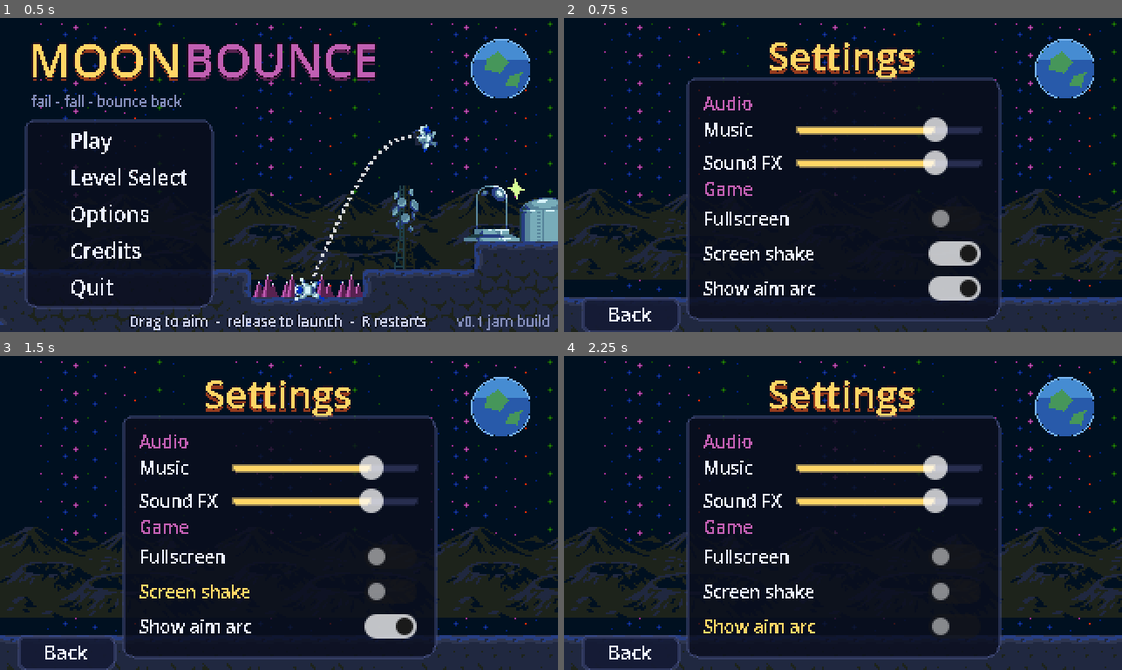
Above: before the commit, frames 1-4 (two rows, left to right).
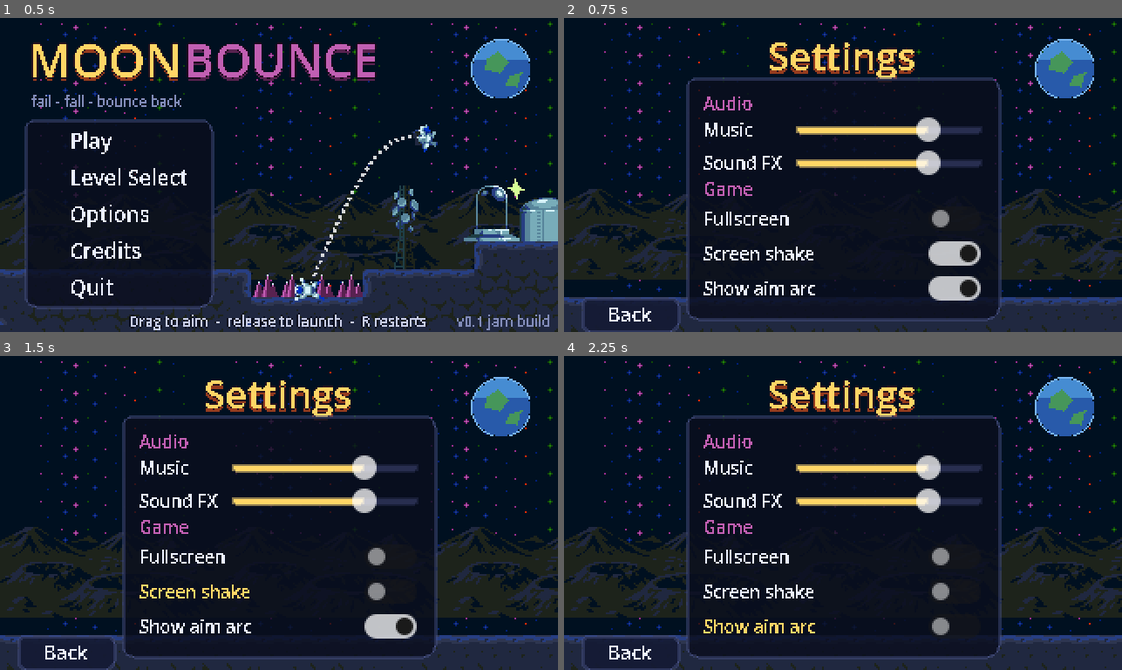
Above: after the commit, the same moments.

Repository: gab0yan/moonbounce
Game: Godot game, scene res://scenes/main_menu.tscn
Two runs of this game, one before a commit and one after it. Both use one fixed random seed, a clock stepped at 60 frames per second and the inputs below.
Inputs:
- Up to frame 1 (0.5 s): no input
- Up to frame 2 (0.75 s): click "Options" at 0.5 s
- Up to frame 3 (1.5 s): click "Screen shake" at 1.25 s
- Up to frame 4 (2.25 s): click "Show aim arc" at 2 s

Frame 1 is identical in both runs. In frame 2, 0.5% of the frame differs, in the area x 63-69%, y 31-50%; in frame 3, 0.5%; in frame 4, 0.5%.

Commit message:
Settings screen fully working

Diff:
--- /dev/null
+++ b/default_bus_layout.tres
@@ -0,0 +1,15 @@
+[gd_resource type="AudioBusLayout" format=3 uid="uid://rmrmuqubj44f"]
+
+[resource]
+bus/1/name = &"Music"
+bus/1/solo = false
+bus/1/mute = false
+bus/1/bypass_fx = false
+bus/1/volume_db = 0.0
+bus/1/send = &"Master"
+bus/2/name = &"SFX"
+bus/2/solo = false
+bus/2/mute = false
+bus/2/bypass_fx = false
+bus/2/volume_db = 0.0
+bus/2/send = &"Master"
--- a/project.godot
+++ b/project.godot
@@ -13,6 +13,16 @@
 config/name="Moonbounce"
 run/main_scene="res://scenes/main_menu.tscn"
 config/features=PackedStringArray("4.7", "GL Compatibility")
+
+[audio]
+
+buses/default_bus_layout="uid://rmrmuqubj44f"
+
+[autoload]
+
+SettingsManager="*uid://bjpkr5apn6uk2"
+MusicManager="*uid://c2juti52w24mq"
+SfxManager="*uid://7iyle5q24rur"
 
 [display]
 
--- a/scenes/main_menu.tscn
+++ b/scenes/main_menu.tscn
@@ -322,3 +322,6 @@
 text = "v0.1 jam build"
 label_settings = SubResource("LabelSettings_small")
 horizontal_alignment = 2
+
+[connection signal="focus_entered" from="UI/MenuPanel/Buttons" to="." method="_on_buttons_focus_entered"]
+[connection signal="mouse_entered" from="UI/MenuPanel/Buttons" to="." method="_on_buttons_mouse_entered"]
--- a/scenes/menus/settings.tscn
+++ b/scenes/menus/settings.tscn
@@ -63,6 +63,7 @@
 text = "Music"
 
 [node name="MusicSlider" type="HSlider" parent="SettingsPanel/Rows/Grid" unique_id=672391504]
+unique_name_in_owner = true
 custom_minimum_size = Vector2(96, 10)
 layout_mode = 2
 size_flags_horizontal = 3
@@ -74,6 +75,7 @@
 text = "Sound FX"
 
 [node name="SfxSlider" type="HSlider" parent="SettingsPanel/Rows/Grid" unique_id=1109938886]
+unique_name_in_owner = true
 custom_minimum_size = Vector2(96, 10)
 layout_mode = 2
 size_flags_horizontal = 3
@@ -86,17 +88,20 @@
 text = "Game"
 
 [node name="FullscreenToggle" type="CheckButton" parent="SettingsPanel/Rows" unique_id=1791682376]
+unique_name_in_owner = true
 layout_mode = 2
 theme_override_font_sizes/font_size = 10
 text = "Fullscreen"
 
 [node name="ScreenShakeToggle" type="CheckButton" parent="SettingsPanel/Rows" unique_id=713770967]
+unique_name_in_owner = true
 layout_mode = 2
 theme_override_font_sizes/font_size = 10
 button_pressed = true
 text = "Screen shake"
 
 [node name="AimArcToggle" type="CheckButton" parent="SettingsPanel/Rows" unique_id=1933579769]
+unique_name_in_owner = true
 layout_mode = 2
 theme_override_font_sizes/font_size = 10
 button_pressed = true
--- a/scripts/main_menu.gd
+++ b/scripts/main_menu.gd
@@ -6,6 +6,11 @@
 	$UI/MenuPanel/Buttons/OptionsButton.pressed.connect(_on_options_pressed)
 	$UI/MenuPanel/Buttons/CreditsButton.pressed.connect(_on_credits_pressed)
 	$UI/MenuPanel/Buttons/QuitButton.pressed.connect(_on_quit_pressed)
+
+	for button in $UI/MenuPanel/Buttons.get_children():
+		if button is BaseButton:
+			button.mouse_entered.connect(SfxManager.play_click)
+
 
 func _on_play_pressed() -> void:
 	get_tree().change_scene_to_file("res://scenes/levels/level_01.tscn")
--- /dev/null
+++ b/scripts/music_manager.gd
@@ -0,0 +1,14 @@
+extends Node
+
+var music_player: AudioStreamPlayer
+
+# Called when the node enters the scene tree for the first time.
+func _ready() -> void:
+	music_player = AudioStreamPlayer.new()
+	add_child(music_player)
+
+	music_player.stream = preload("res://assets/audio/music/default_clean.ogg")
+	music_player.bus = 'Music'
+	music_player.autoplay = false
+
+	music_player.play()
--- a/scripts/settings.gd
+++ b/scripts/settings.gd
@@ -1,17 +1,42 @@
 extends Control
 
+@onready var music_slider = %MusicSlider
+@onready var sfx_slider = %SfxSlider
+
+@onready var fullscreen_toggle = %FullscreenToggle
+@onready var screen_shake_toggle = %ScreenShakeToggle
+@onready var aim_arc_toggle = %AimArcToggle
 
 # Called when the node enters the scene tree for the first time.
 func _ready() -> void:
-	$BackButton.pressed.connect(_on_back_button_pressed)
+	music_slider.set_value_no_signal(SettingsManager.music_volume * 100)
+	sfx_slider.set_value_no_signal(SettingsManager.sfx_volume * 100)
 
+	fullscreen_toggle.set_pressed_no_signal(SettingsManager.fullscreen)
+	screen_shake_toggle.set_pressed_no_signal(SettingsManager.screen_shake)
+	aim_arc_toggle.set_pressed_no_signal(SettingsManager.show_aim_arc)
+
+	music_slider.value_changed.connect(_on_music_changed)
+	sfx_slider.value_changed.connect(_on_sfx_changed)
+
+	fullscreen_toggle.toggled.connect(_on_fullscreen_toggled)
+	screen_shake_toggle.toggled.connect(_on_screen_shake_toggled)
+	aim_arc_toggle.toggled.connect(_on_aim_arc_toggled)
+
+func _on_music_changed(value: float) -> void:
+	SettingsManager.set_music_volume(value / 100.0)
+
+func _on_sfx_changed(value: float) -> void:
+	SettingsManager.set_sfx_volume(value / 100.0)
+
+func _on_fullscreen_toggled(enabled: bool) -> void:
+	SettingsManager.set_fullscreen(enabled)
+
+func _on_screen_shake_toggled(enabled: bool) -> void:
+	SettingsManager.set_screen_shake(enabled)
+
+func _on_aim_arc_toggled(enabled: bool) -> void:
+	SettingsManager.set_show_aim_arc(enabled)
 
 func _on_back_button_pressed() -> void:
 	get_tree().change_scene_to_file("res://scenes/main_menu.tscn")
-
-
-func _on_fullscreen_toggle_toggled(toggled_on: bool) -> void:
-	if toggled_on:
-		DisplayServer.window_set_mode(DisplayServer.WINDOW_MODE_EXCLUSIVE_FULLSCREEN)
-	else:
-		DisplayServer.window_set_mode(DisplayServer.WINDOW_MODE_WINDOWED)
--- /dev/null
+++ b/scripts/settings_manager.gd
@@ -0,0 +1,87 @@
+extends Node
+
+const SAVE_LOC = "user://settings.cfg"
+
+var music_volume: float = 0.75
+var sfx_volume: float = 0.75
+
+var fullscreen: bool = false
+var screen_shake: bool = true
+var show_aim_arc: bool = true
+
+func _ready() -> void:
+	load_settings()
+	apply_fullscreen()
+	apply_sound()
+
+func save_settings() -> void:
+	var config = ConfigFile.new()
+	config.set_value("audio", "music", music_volume)
+	config.set_value("audio", "sfx", sfx_volume)
+
+	config.set_value("game", "fullscreen", fullscreen)
+	config.set_value("game", "screen_shake", screen_shake)
+	config.set_value("game", "show_aim_arc", show_aim_arc)
+
+	var e = config.save(SAVE_LOC)
+
+func load_settings() -> void:
+	var config = ConfigFile.new()
+
+	if config.load(SAVE_LOC) != OK:
+		return
+
+	music_volume = config.get_value("audio", "music", 0.75)
+	sfx_volume = config.get_value("audio", "sfx", 0.75)
+
+	fullscreen = config.get_value("game", "fullscreen", false)
+	screen_shake = config.get_value("game", "screen_shake", true)
+	show_aim_arc = config.get_value("game", "show_aim_arc", true)
+
+func apply_fullscreen() -> void:
+	if fullscreen:
+		DisplayServer.window_set_mode(DisplayServer.WINDOW_MODE_FULLSCREEN)
+	else:
+		DisplayServer.window_set_mode(DisplayServer.WINDOW_MODE_WINDOWED)
+
+func apply_sound() -> void:
+	var music_bus = AudioServer.get_bus_index("Music")
+	var sfx_bus = AudioServer.get_bus_index("SFX")
+
+	if music_bus != -1:
+		AudioServer.set_bus_volume_db(
+			music_bus,
+			linear_to_db(maxf(music_volume, 0.0001))
+		)
+		AudioServer.set_bus_mute(music_bus, music_volume == 0)
+
+	if sfx_bus != -1:
+		AudioServer.set_bus_volume_db(
+			sfx_bus,
+			linear_to_db(maxf(sfx_volume, 0.0001))
+		)
+		AudioServer.set_bus_mute(sfx_bus, sfx_volume == 0)
+
+
+func set_music_volume(value: float) -> void:
+	music_volume = clampf(value, 0.0, 1.0)
+	apply_sound()
+	save_settings()
+
+func set_sfx_volume(value: float) -> void:
+	sfx_volume = clampf(value, 0.0, 1.0)
+	apply_sound()
+	save_settings()
+
+func set_fullscreen(value: bool) -> void:
+	fullscreen = value
+	apply_fullscreen()
+	save_settings()
+
+func set_screen_shake(value: bool) -> void:
+	screen_shake = value
+	save_settings()
+
+func set_show_aim_arc(value: bool) -> void:
+	show_aim_arc = value
+	save_settings()
--- /dev/null
+++ b/scripts/sfx_manager.gd
@@ -0,0 +1,14 @@
+extends Node
+
+var click_player: AudioStreamPlayer
+
+# Called when the node enters the scene tree for the first time.
+func _ready() -> void:
+	click_player = AudioStreamPlayer.new()
+	add_child(click_player)
+
+	click_player.stream = preload("res://assets/audio/sfx/mouseclick.wav")
+	click_player.bus = 'SFX'
+
+func play_click() -> void:
+	click_player.play()
Not shown, added: assets/audio/music/default_clean.ogg.import
Not shown, added: assets/audio/sfx/mouseclick.wav.import
Not shown, added: scripts/music_manager.gd.uid
Not shown, added: scripts/settings_manager.gd.uid
Not shown, added: scripts/sfx_manager.gd.uid
Not shown, added: assets/audio/music/default_clean.ogg
Not shown, added: assets/audio/sfx/mouseclick.wav
